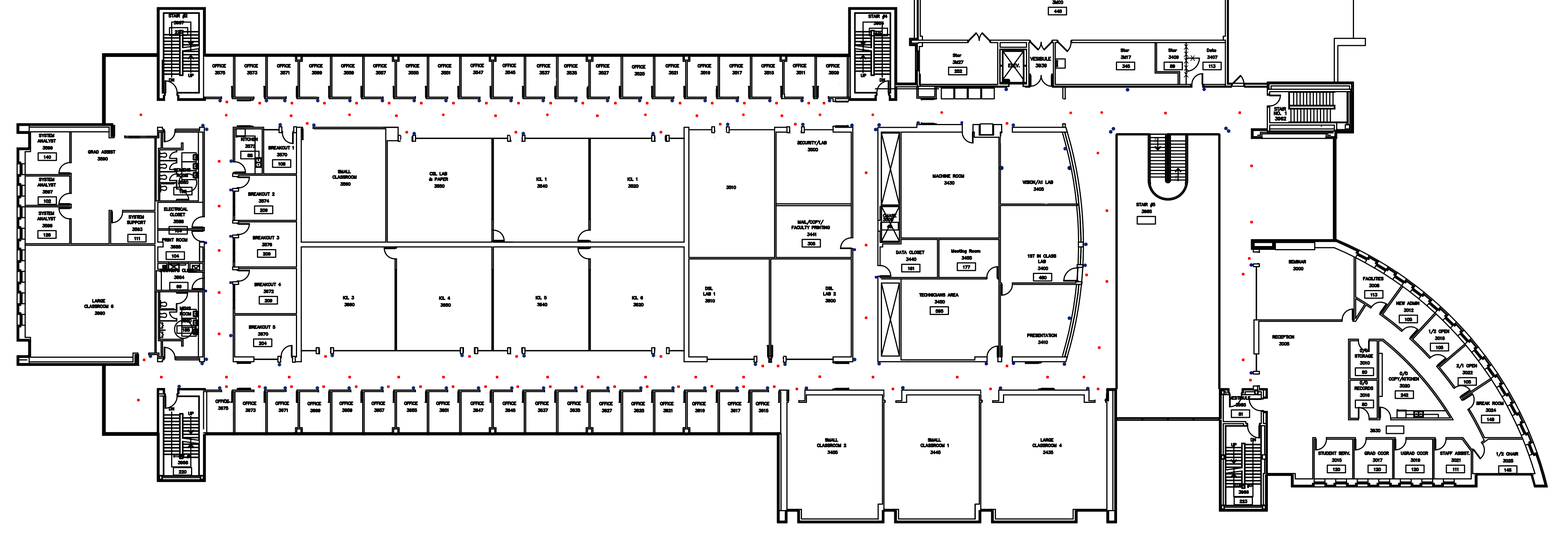
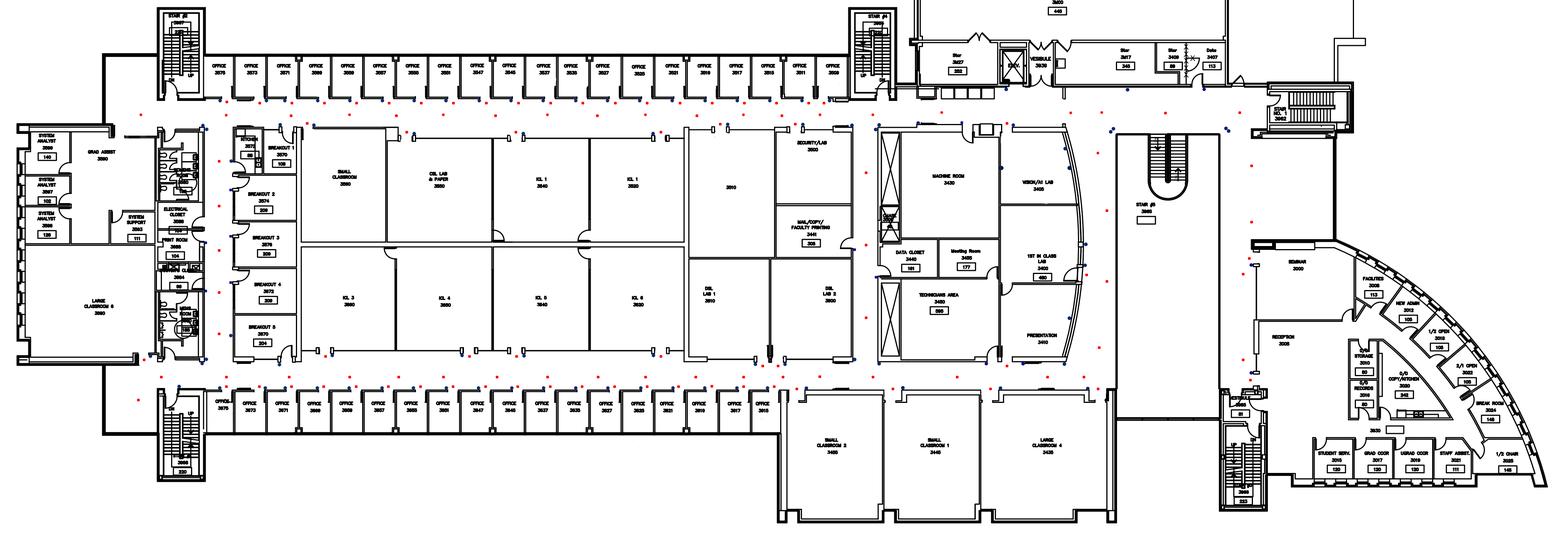
Before/after of a 1568 x 551 layered artwork. What changed in the layer stack:
painted on "Barcode" over [1011, 361, 1025, 366]
painted on "Locations" over [781, 375, 785, 379]
